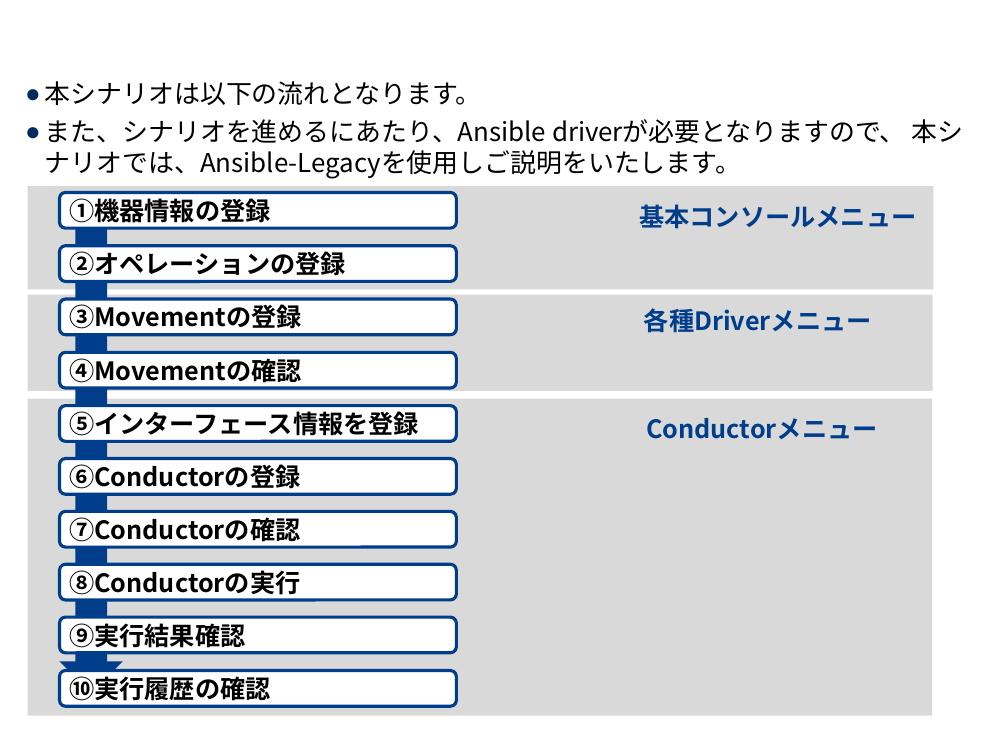
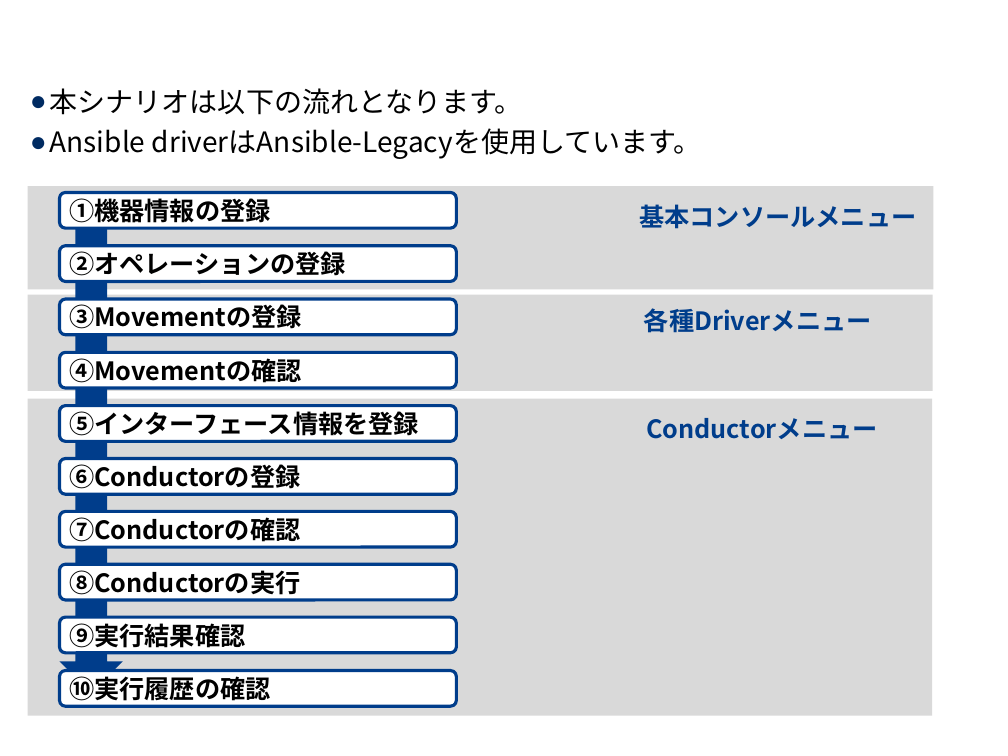
Before and after one commit to exastro-suite/it-automation-docs, a slide deck: slide 6 of asset/Learn_ja/ITA-Conductor_practice_ja.pptx. Drawn at 1008x756 pixels with LibreOffice and Linux fonts; fonts in the diff are those of the drawing; background and template pictures are left out. Boxes give left, top, right and bottom in pixels: in the first picture for what was removed or moved away, otherwise in the second. Text is boxed around its words. In the diff, an @@ line names an element or a change of style, - is before the commit and + after.

```diff
--- a/asset/Learn_ja/ITA-Conductor_practice_ja.pptx
+++ b/asset/Learn_ja/ITA-Conductor_practice_ja.pptx
@@ text at box(50, 88, 523, 115): size 18.5 to 20 pt in "本シナリオは以下の流れとなります。" @@
@@ text at box(50, 128, 702, 159): text changed; size 18.5 to 20 pt @@
-● また、シナリオを進めるにあたり、Ansible driverが必要となりますので、 本シナリオでは、Ansible-Legacyを使用しご説明をいたします。
+● Ansible driverはAnsible-Legacyを使用しています。
```
Also in this commit, not shown: 18 other slides changed, 1 other file.
